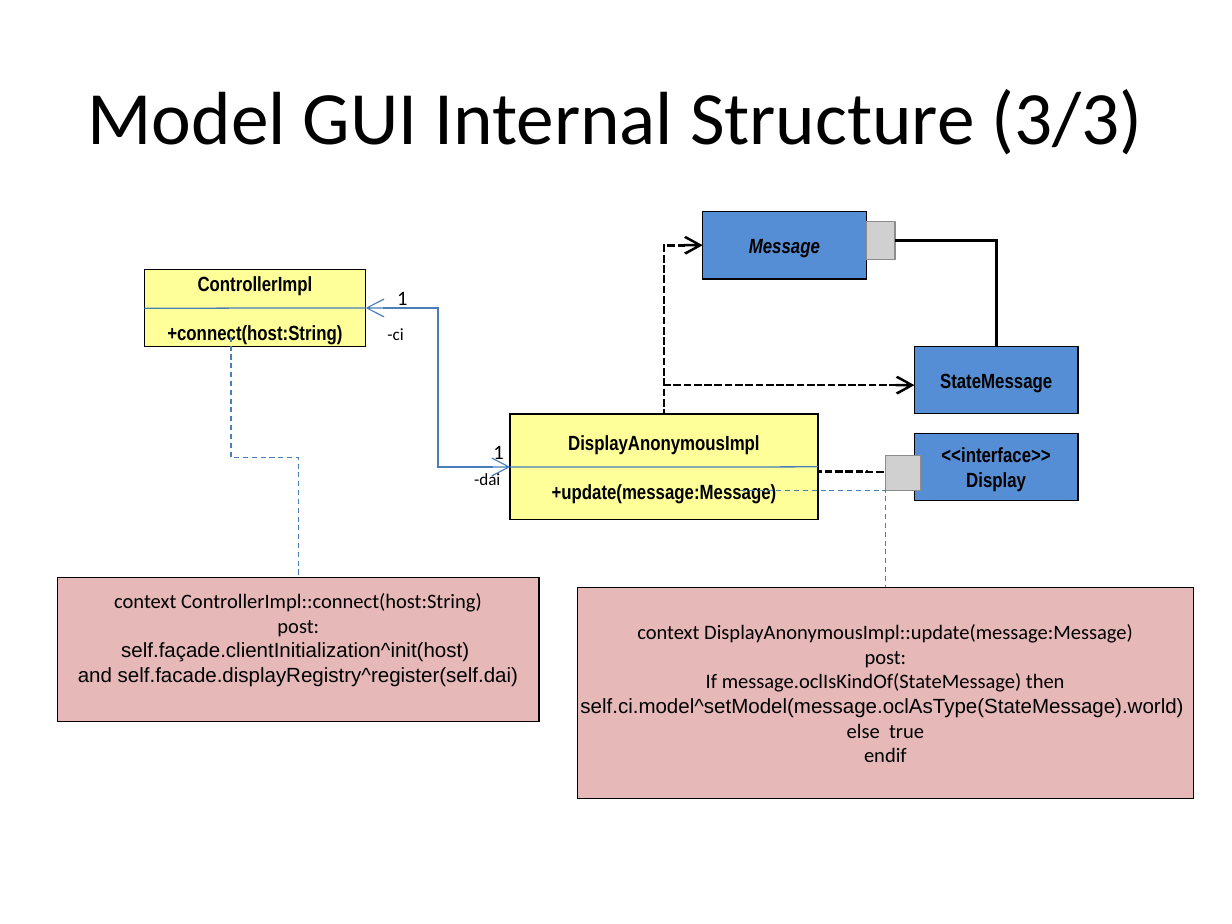
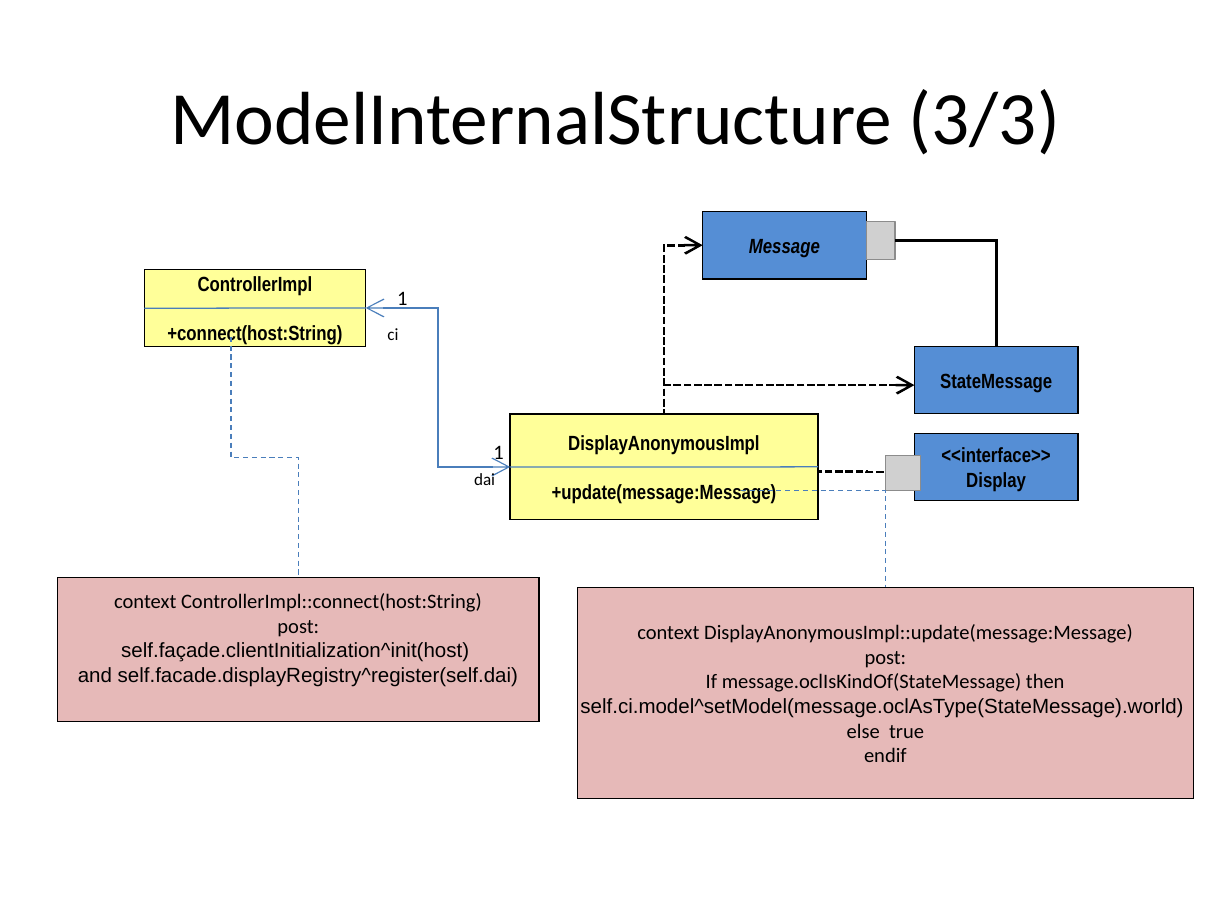
Before and after one commit to krishprince/rollerslam, a slide deck: slide 10 of docs/GUI/GUIModels.ppt. Drawn at 1232x924 pixels with LibreOffice and Linux fonts; fonts in the diff are those of the drawing; grey boxes stand for pictures. Boxes give left, top, right and bottom in pixels: in the first picture for what was removed or moved away, otherwise in the second. Text is boxed around its words. In the diff, an @@ line names an element or a change of style, - is before the commit and + after.

```diff
--- a/docs/GUI/GUIModels.ppt
+++ b/docs/GUI/GUIModels.ppt
@@ title at [170,89,1060,155]: text changed @@
-Model GUI Internal Structure (3/3)
+ModelInternalStructure (3/3)
@@ text at [387,328,398,340]: text changed @@
--ci
+ci
@@ text at [474,473,495,485]: text changed @@
--dai
+dai
```
Also in this commit, not shown: 18 other slides changed, 22 slides added.
